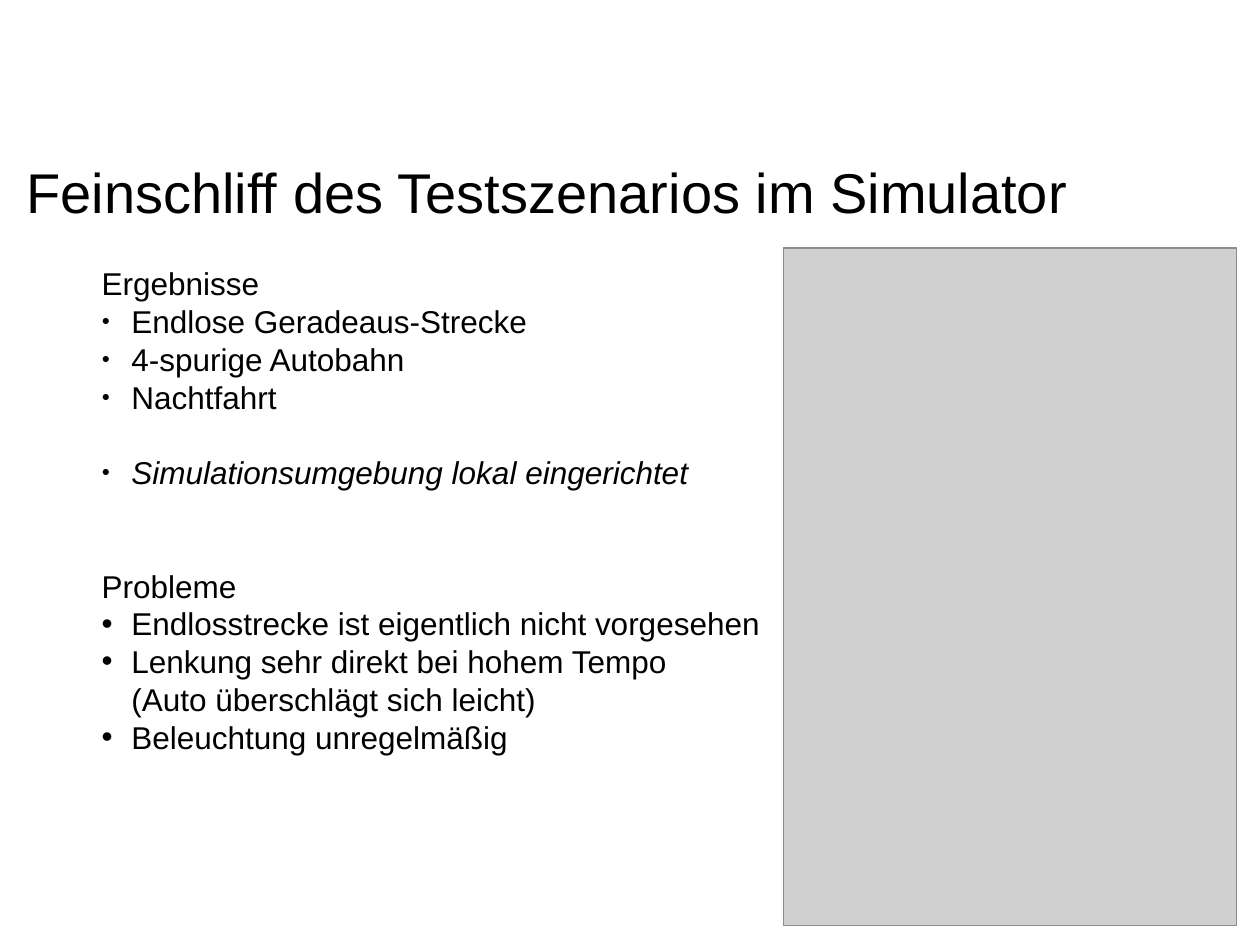
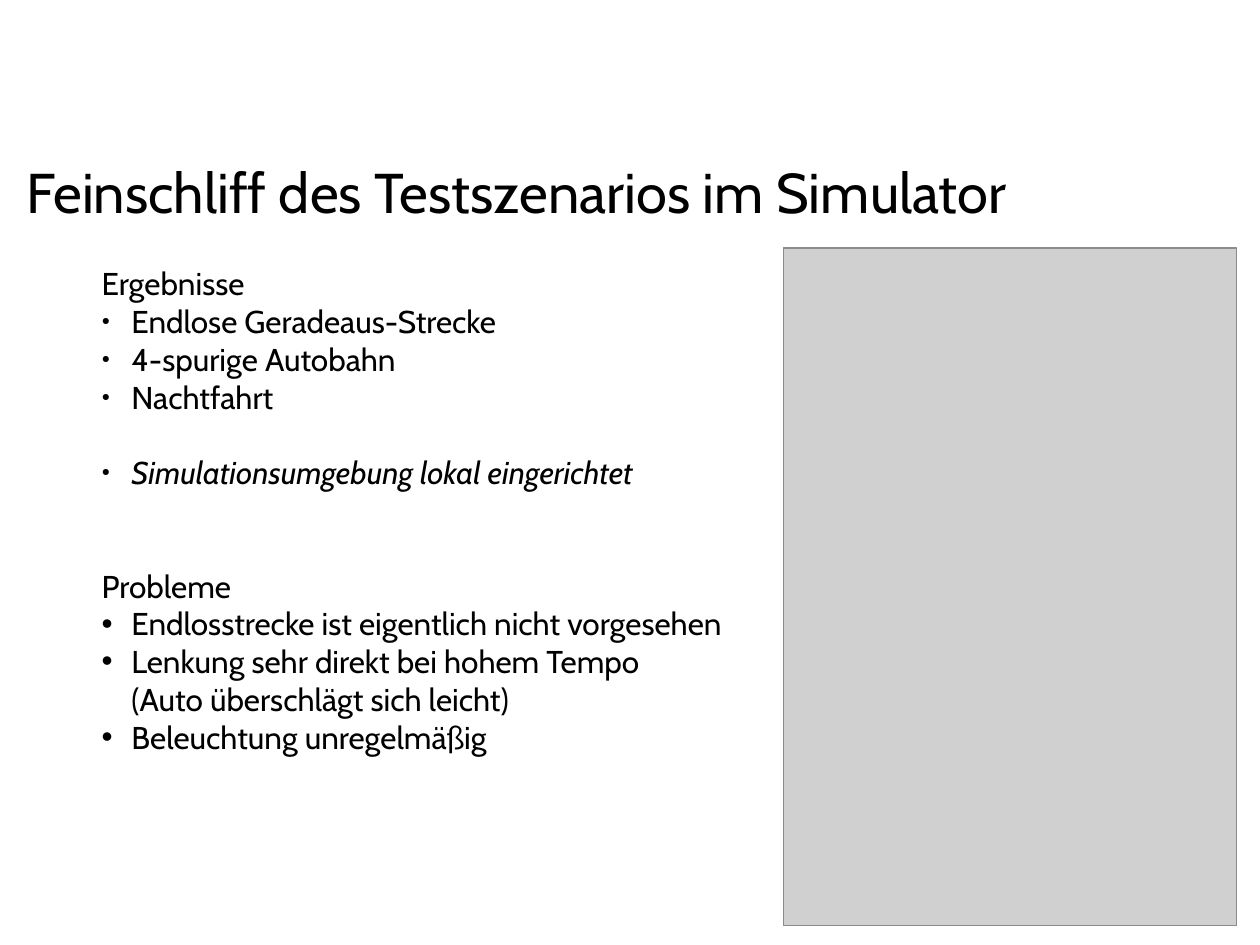
Before and after one commit to ppasler/current-adas, a slide deck: slide 6 of project/Zwischenstand.odp. Drawn at 1260x945 pixels with LibreOffice and Linux fonts; fonts in the diff are those of the drawing; grey boxes stand for pictures; background and template pictures are left out. Boxes give left, top, right and bottom in pixels: in the first picture for what was removed or moved away, otherwise in the second. Text is boxed around its words. In the diff, an @@ line names an element or a change of style, - is before the commit and + after.

```diff
--- a/project/Zwischenstand.odp
+++ b/project/Zwischenstand.odp
@@ text "Feinschliff des Testszenarios im Simulator" at bbox=[27, 171, 1007, 214]: font Arial to Cabin @@
@@ text "Ergebnisse" at bbox=[102, 271, 721, 756]: font Arial to Cabin @@
```
Also in this commit, not shown: 5 other slides changed, 4 slides added, 5 slides removed, 2 other files.
